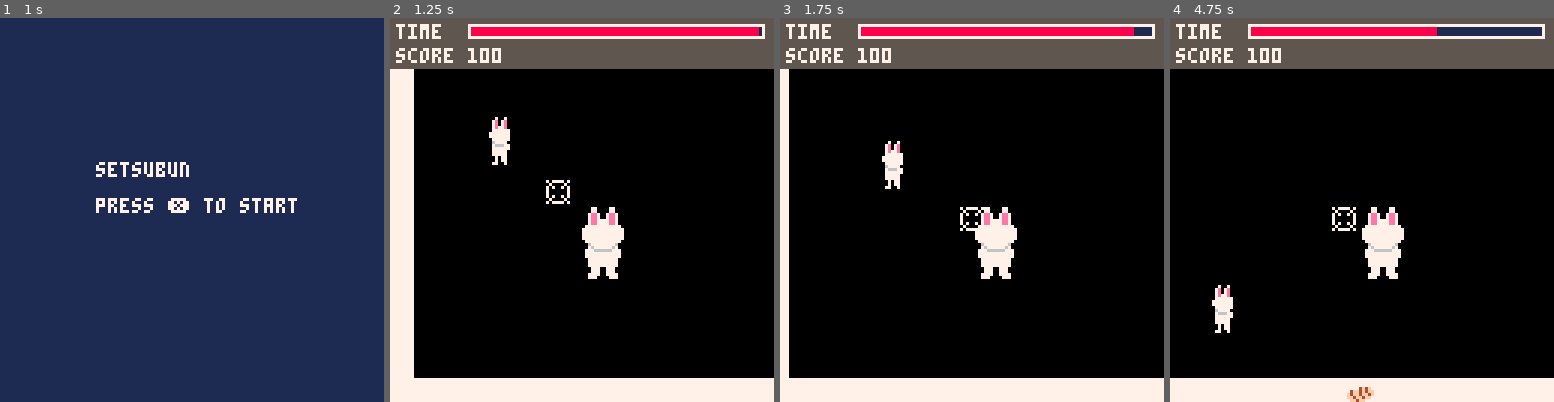
Above: before the commit, frames 1-4 (left to right).
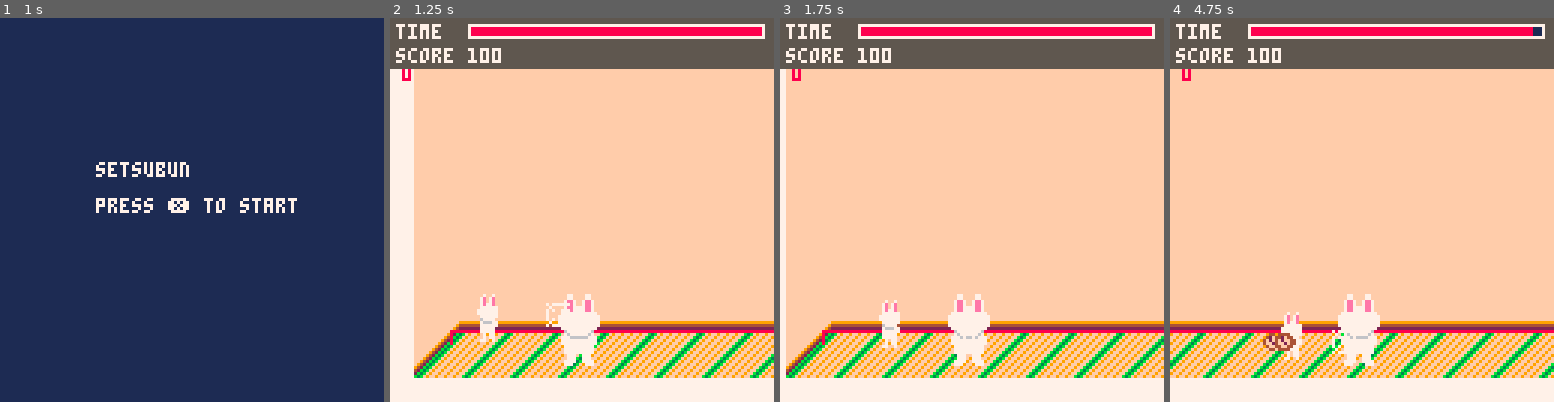
Above: after the commit, the same moments.

Repository: josiahp/setsubun
Game: PICO-8 cartridge setsubun.p8
Two runs of this game, one before a commit and one after it. Both use one fixed random seed, a clock stepped at 60 frames per second and the inputs below.
Inputs:
- Up to frame 1 (1 s): tap X (X key) at 0.33 s
- Up to frame 2 (1.25 s): tap X (X key) at 1.07 s
- Up to frame 3 (1.75 s): hold Right from 1.6 s (still down)
- Up to frame 4 (4.75 s): tap X (X key) at 1.85, 2.97, 4.08 s; release Right at 2.1 s; hold Up 2.15-2.42 s; hold Right 2.47-3.03 s; hold Left 3.08-3.58 s; hold Down 3.63-3.97 s; hold Right 4.02-4.68 s; hold Up from 4.73 s (still down)

Frame 1 is identical in both runs. In frame 2, 76% of the frame differs, in the area x 3-100%, y 2-94%; in frame 3, 79%; in frame 4, 81%, in the area x 0-100%, y 2-100%.

Commit message:
refactor map draw, fix positioning

Diff:
--- a/setsubun.p8
+++ b/setsubun.p8
@@ -5,13 +5,14 @@
 function _init()
  t=time()
  dt=0
+ debug=true
 
  -- constants
  gravity=9.81*2
  drag=0.1
 
  scn=nil
- game_time=10 -- seconds
+ game_time=100 -- seconds
 
  game_flow = flow.scene(credits_scn)
   .andthen(
@@ -128,7 +129,7 @@
  map_init()
  target_init()
  kids_init()
- add(kids.group,kids_new(32,32))
+ add(kids.group,kids_new(32,100))
  beans_init()
 
  beangroups={}
@@ -136,7 +137,6 @@
  --tar=target_new(63,63)
 
  function scn.update(s, dt)
-  cam_update(dt)
   --target demo
   -- tar:update(dt)
   -- if btn(⬆️) then
@@ -160,6 +160,8 @@
   --	end
 
   dad:update(dt)
+  cam_update(dt)
+
   kids_update(dt)
   --beans:update(dt)
 
@@ -177,18 +179,23 @@
   cls()
   cam_draw()
   map_draw()
- -- target demo
- -- tar:draw()
- -- if debug then
- --  circ(40,80,3,8)
- --  print("throw from here",10,85,6)
- -- end
+-- target demo
+-- tar:draw()
+-- if debug then
+--  circ(40,80,3,8)
+--  print("throw from here",10,85,6)
+-- end
+
   dad:draw()
 
   kids_draw()
   for k,v in pairs(beangroups) do
    v:draw()
   end
+
+  --cls()
+
+
 
   if debug then
    print(cam.x,cam.x+4,cam.y+4,8)
@@ -196,8 +203,13 @@
    print(abs(dad.x-(cam.x+cam.followx)),cam.x+4,cam.y+16,8)
   end
 
+
   local remaining_time=game_time-scn.t
   hud_draw(remaining_time,s.score)
+
+
+
+  --tline(8,120,16,112,0,63)
  end
 
  return scn
@@ -209,7 +221,7 @@
 function init_dad(x,y)
  local dad={
   x=63,
-  y=63,
+  y=104,
   spd=50,
   update=function(d,dt)
    local vx,vy=0,0
@@ -218,11 +230,11 @@
    elseif btn(➡️) then
     vx+=d.spd
    end
-   d.x+=vx*dt
+   d.x=mid(mapinfo.char_minx,d.x+vx*dt,256)
    d.y+=vy*dt
   end,
   draw=function(d)
-   spr(1,d.x,d.y,2,3,false,false)
+   spr(1,d.x-8,d.y-12,2,3,false,false)
   end,
  }
  return dad
@@ -317,13 +329,20 @@
  beans_proto={
   update=function(b,dt)
    for k,v in pairs(b.group) do
+    local maxy=mapinfo.char_maxy
+    local minx=mapinfo.char_minx
+    local maxx=mapinfo.char_maxx
+
     if not v.grounded then
 	    --gravity
 	    v.vy+=gravity*dt
 	   end
 
-    if v.y+v.vy*dt>=127 then
+    if v.y+v.vy*dt>=maxy then
      v.vy*=-1
+    end
+    if v.x+v.vx*dt<=minx or v.x+v.vx*dt>=maxx then
+     v.vx*=-1
     end
 
     --add drag to reduce
@@ -335,8 +354,8 @@
     -- to the ground and low
     -- velocity, lets stop
     -- the physics
-    if abs(v.vy)<1 and abs(127-v.y+v.vy)<5 then
-     v.y=127
+    if abs(v.vy)<1 and abs(maxy-v.y+v.vy)<5 then
+     v.y=maxy
      v.vy=0
      v.grounded=true
     end
@@ -414,14 +433,40 @@
 function map_init()
  mapinfo={
   minx=0,
-  maxx=32,
+  maxx=48,
   miny=0,
   maxy=16,
+
+  char_minx=20,
+  char_maxx=256,
+  char_miny=104,
+  char_maxy=108,
  }
 end
 
 function map_draw()
  map(mapinfo.minx,mapinfo.miny,0,0,mapinfo.maxx,mapinfo.maxy)
+  --draw wall
+  local y=118
+  for w=8,23 do
+   tline(w,y,w,y-8,0,63-1/8,0,-1/8)
+   y-=1
+  end
+
+  --draw tatami
+  for tatami=3,33,2 do
+	  local x=tatami*8-1
+	  for y=104,119 do
+	   tline(x,y,x+15,y,0,63)
+	   x-=1
+	  end
+	 end
+
+	 if debug then
+	  line(mapinfo.char_minx,mapinfo.char_miny,mapinfo.char_maxx,mapinfo.char_miny,8)
+	  line(mapinfo.char_minx,mapinfo.char_miny,mapinfo.char_minx,mapinfo.char_maxy,8)
+
+	 end
 end
 
 function cam_init()
@@ -429,7 +474,7 @@
 	 x=32,
 	 y=0,
 	 minx=0,
-	 maxx=128,
+	 maxx=256,
 	 followdist=32,
 	 followx=63,
 	 followy=63,
@@ -438,7 +483,7 @@
 
 function cam_update(dt)
  if dad then
-  cam.x=mid(0,dad.x-63,128)
+  cam.x=mid(0,dad.x-63,cam.maxx)
  end
 end
 
@@ -472,8 +517,8 @@
    end
 
    if not k.nextx or dist(k.x,k.y,k.nextx,k.nexty)<=8 then
-    k.nextx=8*(rnd(mapinfo.maxx-mapinfo.minx)+mapinfo.minx)
-    k.nexty=8*(rnd(mapinfo.maxy-mapinfo.miny)+mapinfo.miny)
+    k.nextx=rnd(mapinfo.char_maxx-mapinfo.char_minx)+mapinfo.char_minx
+    k.nexty=rnd(mapinfo.char_maxy-mapinfo.char_miny)+mapinfo.char_miny
    else
     local vx,vy=vtoward(k.nextx,k.nexty,k.x,k.y)
     k.x+=vx*dt*k.spd
@@ -481,7 +526,7 @@
    end
   end,
   draw=function(k)
-   sspr(8,0,16,24,k.x,k.y,8,16)
+   sspr(8,0,16,24,k.x-4,k.y-8,8,16)
    if k.target then
     k.target:draw()
    end
@@ -584,20 +629,123 @@
 
 
 
+…(103 lines of a section not shown)…
 __map__
-0505050505050505050505050505050505050505050505050505050505050505000000000000000000000000000000000000000000000000000000000000000000000000000000000000000000000000000000000000000000000000000000000000000000000000000000000000000000000000000000000000000000000000
-0500000000000000000000000000000000000000000000000000000000000005000000000000000000000000000000000000000000000000000000000000000000000000000000000000000000000000000000000000000000000000000000000000000000000000000000000000000000000000000000000000000000000000
-0500000000000000000000000000000000000000000000000000000000000005000000000000000000000000000000000000000000000000000000000000000000000000000000000000000000000000000000000000000000000000000000000000000000000000000000000000000000000000000000000000000000000000
-0500000000000000000000000000000000000000000000000000000000000005000000000000000000000000000000000000000000000000000000000000000000000000000000000000000000000000000000000000000000000000000000000000000000000000000000000000000000000000000000000000000000000000
-0500000000000000000000000000000000000000000000000000000000000005000000000000000000000000000000000000000000000000000000000000000000000000000000000000000000000000000000000000000000000000000000000000000000000000000000000000000000000000000000000000000000000000
-0500000000000000000000000000000000000000000000000000000000000005000000000000000000000000000000000000000000000000000000000000000000000000000000000000000000000000000000000000000000000000000000000000000000000000000000000000000000000000000000000000000000000000
-0500000000000000000000000000000000000000000000000000000000000005000000000000000000000000000000000000000000000000000000000000000000000000000000000000000000000000000000000000000000000000000000000000000000000000000000000000000000000000000000000000000000000000
-0500000000000000000000000000000000000000000000000000000000000005000000000000000000000000000000000000000000000000000000000000000000000000000000000000000000000000000000000000000000000000000000000000000000000000000000000000000000000000000000000000000000000000
-0500000000000000000000000000000000000000000000000000000000000005000000000000000000000000000000000000000000000000000000000000000000000000000000000000000000000000000000000000000000000000000000000000000000000000000000000000000000000000000000000000000000000000
-0500000000000000000000000000000000000000000000000000000000000005000000000000000000000000000000000000000000000000000000000000000000000000000000000000000000000000000000000000000000000000000000000000000000000000000000000000000000000000000000000000000000000000
-0500000000000000000000000000000000000000000000000000000000000005000000000000000000000000000000000000000000000000000000000000000000000000000000000000000000000000000000000000000000000000000000000000000000000000000000000000000000000000000000000000000000000000
-0500000000000000000000000000000000000000000000000000000000000005000000000000000000000000000000000000000000000000000000000000000000000000000000000000000000000000000000000000000000000000000000000000000000000000000000000000000000000000000000000000000000000000
-0500000000000000000000000000000000000000000000000000000000000005000000000000000000000000000000000000000000000000000000000000000000000000000000000000000000000000000000000000000000000000000000000000000000000000000000000000000000000000000000000000000000000000
-0500000000000000000000000000000000000000000000000000000000000005000000000000000000000000000000000000000000000000000000000000000000000000000000000000000000000000000000000000000000000000000000000000000000000000000000000000000000000000000000000000000000000000
-0500000000000000000000000000000000000000000000000000000000000005000000000000000000000000000000000000000000000000000000000000000000000000000000000000000000000000000000000000000000000000000000000000000000000000000000000000000000000000000000000000000000000000
+0505050505050505050505050505050505050505050505050505050505050505050505050505050505050505050500000000000000000000000000000000000000000000000000000000000000000000000000000000000000000000000000000000000000000000000000000000000000000000000000000000000000000000
+0505050505050505050505050505050505050505050505050505050505050505050505050505050505050505050000000000000000000000000000000000000000000000000000000000000000000000000000000000000000000000000000000000000000000000000000000000000000000000000000000000000000000000
+0518181818181818181818181818181818181818181818181818181818181818181818000000000000000000000000000000000000000000000000000000000000000000000000000000000000000000000000000000000000000000000000000000000000000000000000000000000000000000000000000000000000000000
+0518181818181818181818181818181818181818181818181818181818181818181818000000000000000000000000000000000000000000000000000000000000000000000000000000000000000000000000000000000000000000000000000000000000000000000000000000000000000000000000000000000000000000
+0518181818181818181818181818181818181818181818181818181818181818181818000000000000000000000000000000000000000000000000000000000000000000000000000000000000000000000000000000000000000000000000000000000000000000000000000000000000000000000000000000000000000000
+0518181818181818181818181818181818181818181818181818181818181818181818000000000000000000000000000000000000000000000000000000000000000000000000000000000000000000000000000000000000000000000000000000000000000000000000000000000000000000000000000000000000000000
+0518181818181818181818181818181818181818181818181818181818181818181818000000000000000000000000000000000000000000000000000000000000000000000000000000000000000000000000000000000000000000000000000000000000000000000000000000000000000000000000000000000000000000
+0518181818181818181818181818181818181818181818181818181818181818181818000000000000000000000000000000000000000000000000000000000000000000000000000000000000000000000000000000000000000000000000000000000000000000000000000000000000000000000000000000000000000000
+0518181818181818181818181818181818181818181818181818181818181818181818000000000000000000000000000000000000000000000000000000000000000000000000000000000000000000000000000000000000000000000000000000000000000000000000000000000000000000000000000000000000000000
+0518181818181818181818181818181818181818181818181818181818181818181818000000000000000000000000000000000000000000000000000000000000000000000000000000000000000000000000000000000000000000000000000000000000000000000000000000000000000000000000000000000000000000
+0518181818181818181818181818181818181818181818181818181818181818181818000000000000000000000000000000000000000000000000000000000000000000000000000000000000000000000000000000000000000000000000000000000000000000000000000000000000000000000000000000000000000000
+0518181818181818181818181818181818181818181818181818181818181818181818000000000000000000000000000000000000000000000000000000000000000000000000000000000000000000000000000000000000000000000000000000000000000000000000000000000000000000000000000000000000000000
+0518180d0d0d0d0d0d0d0d0d0d0d0d0d0d0d0d0d0d0d0d0d0d0d0d0d0d0d0d0d0d0d0d000000000000000000000000000000000000000000000000000000000000000000000000000000000000000000000000000000000000000000000000000000000000000000000000000000000000000000000000000000000000000000
+0518000000000000000000000000000000000000000000000000000000000000000000000000000000000000000000000000000000000000000000000000000000000000000000000000000000000000000000000000000000000000000000000000000000000000000000000000000000000000000000000000000000000000
+0500000000000000000000000000000000000000000000000000000000000000000000000000000000000000000000000000000000000000000000000000000000000000000000000000000000000000000000000000000000000000000000000000000000000000000000000000000000000000000000000000000000000000
 0505050505050505050505050505050505050505050505050505050505050505050505050505050505050505050505050505050505050505050505050505050505050505050505050505050505050505050505050505050505050505050505050505050505050505050505050505050505050500000000000000000000000000
Not shown, changed: 119 lines of the sprite sheet (__gfx__) section of setsubun.p8
